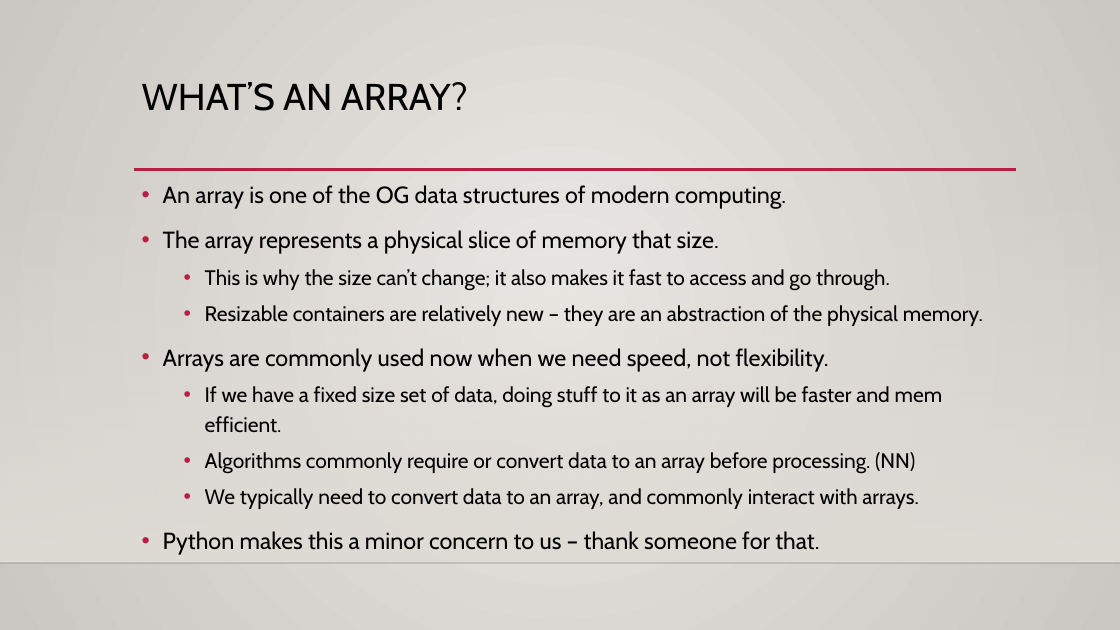
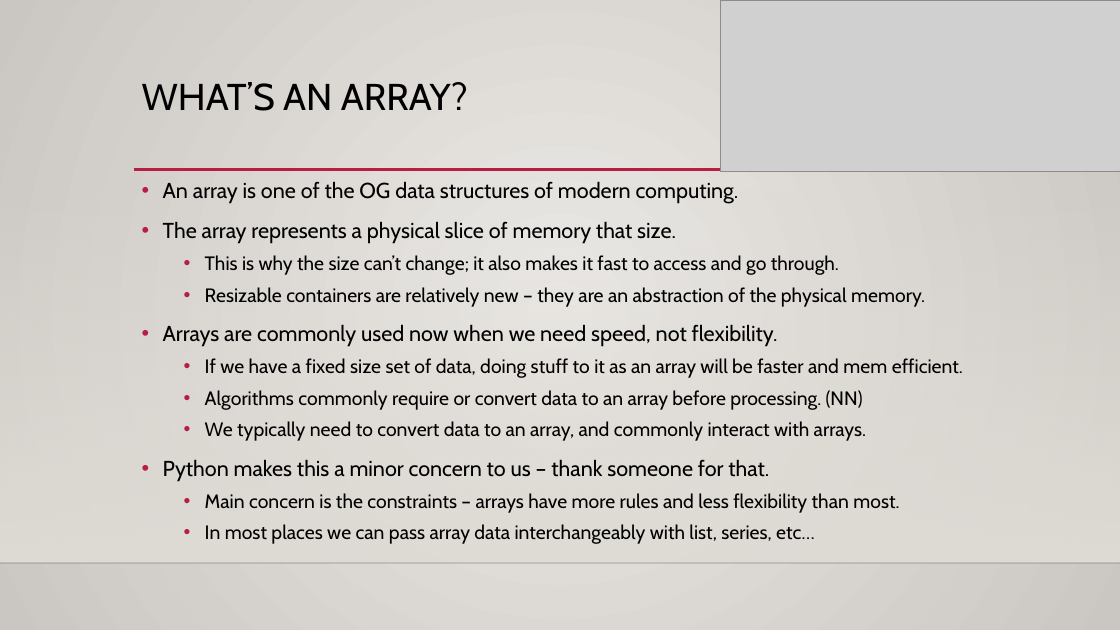
Before and after one commit to SedemSetor/Basic_Stats_in_Python_Student_Repository, a slide deck: slide 22 of reference_material/slides/004_Cumulative_Distributions.pptx (slide 20 before the commit). Drawn at 1120x630 pixels with LibreOffice and Linux fonts; fonts in the diff are those of the drawing; grey boxes stand for pictures; background and template pictures are left out. Boxes give left, top, right and bottom in pixels: in the first picture for what was removed or moved away, otherwise in the second. Text is boxed around its words. In the diff, an @@ line names an element or a change of style, - is before the commit and + after.

```diff
--- a/reference_material/slides/004_Cumulative_Distributions.pptx
+++ b/reference_material/slides/004_Cumulative_Distributions.pptx
@@ picture added at <box>721,0,1120,172</box> @@
@@ text at <box>163,181,963,481</box>: size 20 to 18.5 pt in "An array is one of the OG ...", "The array represents a physical slice of ...", "Arrays are commonly used now when we ...", "Python makes this a minor concern to ..."; size 18 to 16.6 pt in "This is why the size can’t change; ...", "Resizable containers are relatively new – they ...", "If we have a fixed size set ...", "Algorithms commonly require or convert data to ..." and 1 more places; line spacing 1.2 to 1.1 @@
@@ text at <box>205,493,899,544</box>: paragraphs added @@
+  • Main concern is the constraints – arrays have more rules and less flexibility than most.
+  • In most places we can pass array data interchangeably with list, series, etc…
```
Also in this commit, not shown: 1 other slide changed, 3 slides added, 1 slide removed, 6 other files.
